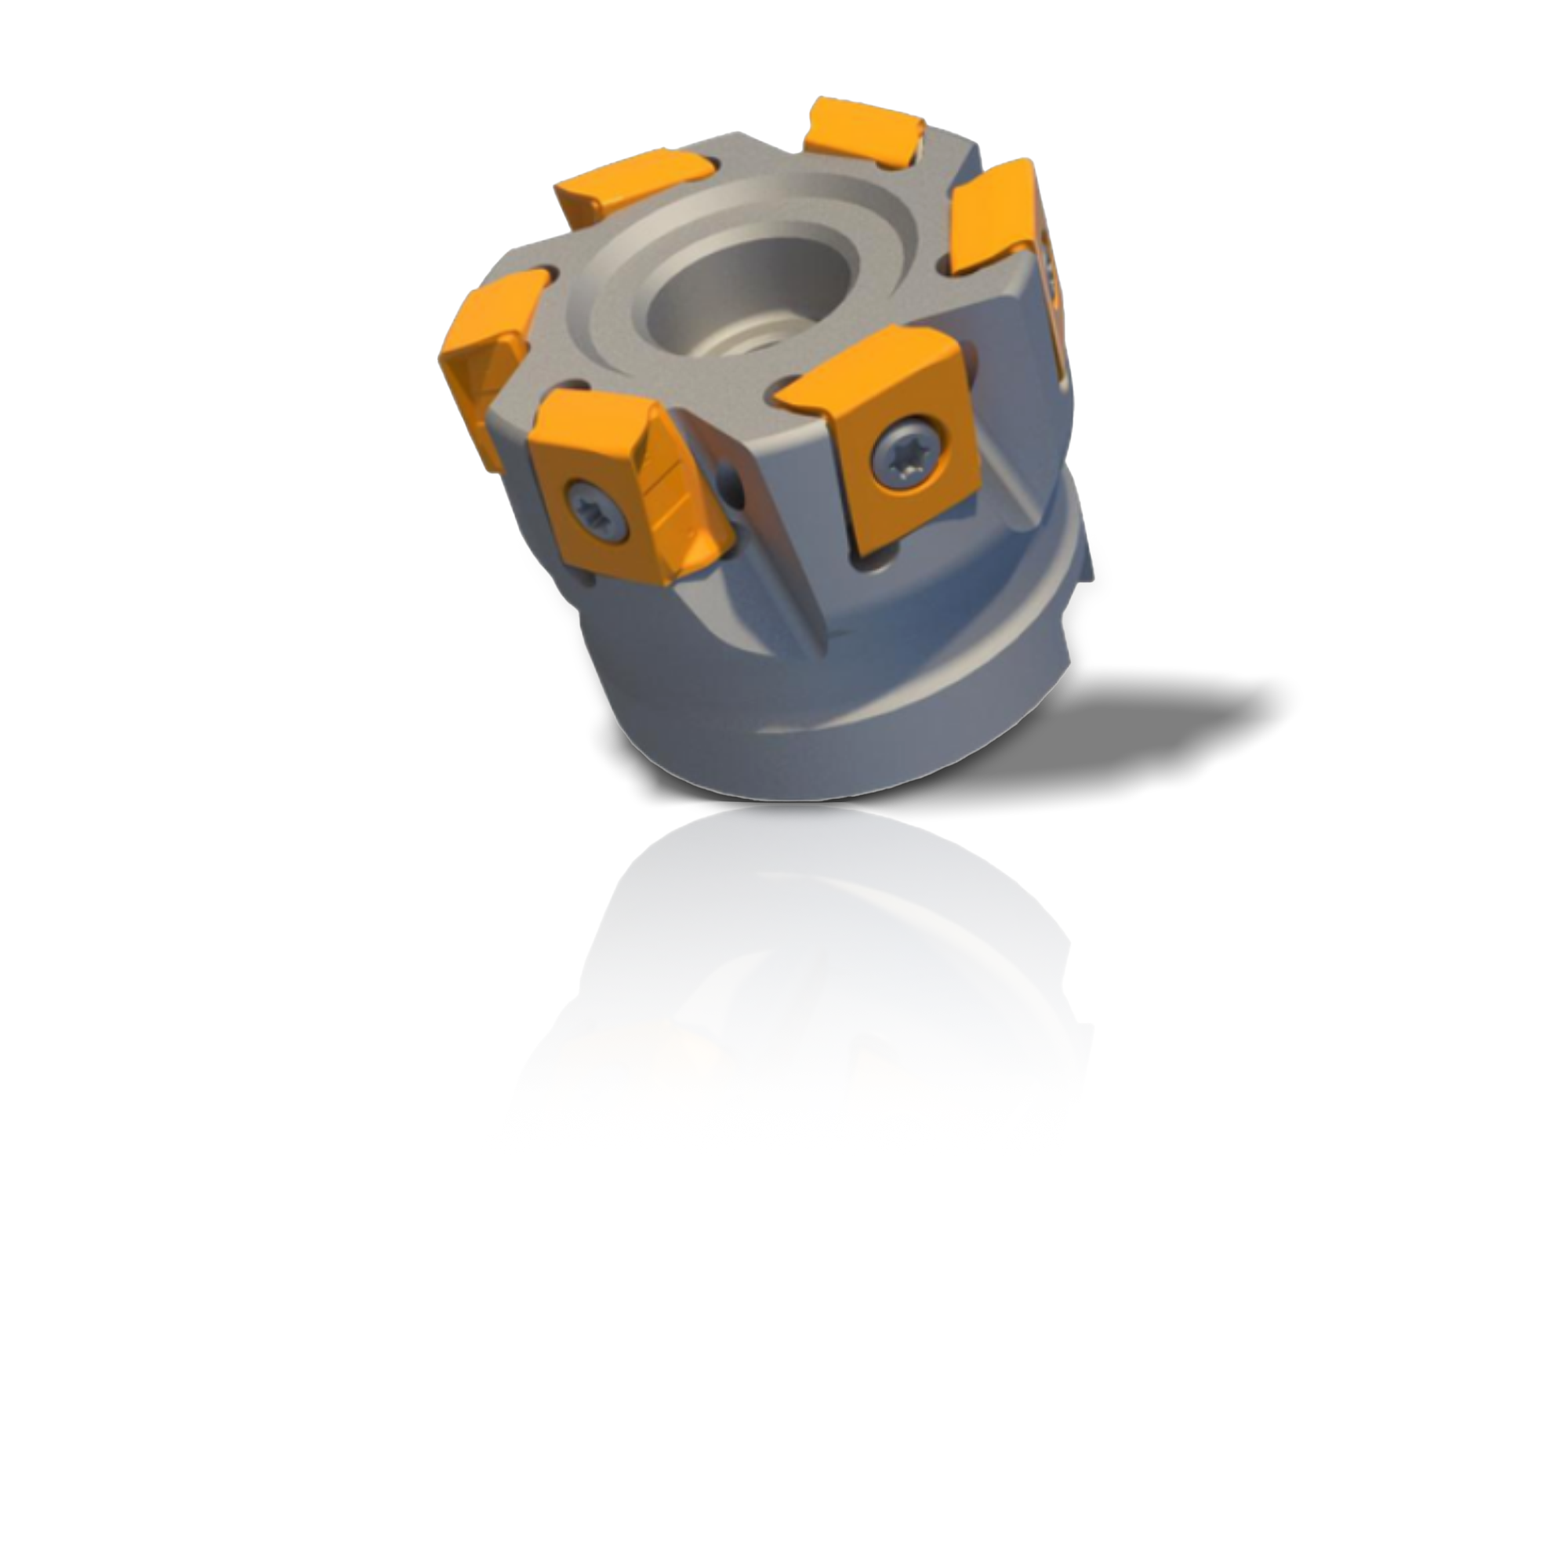
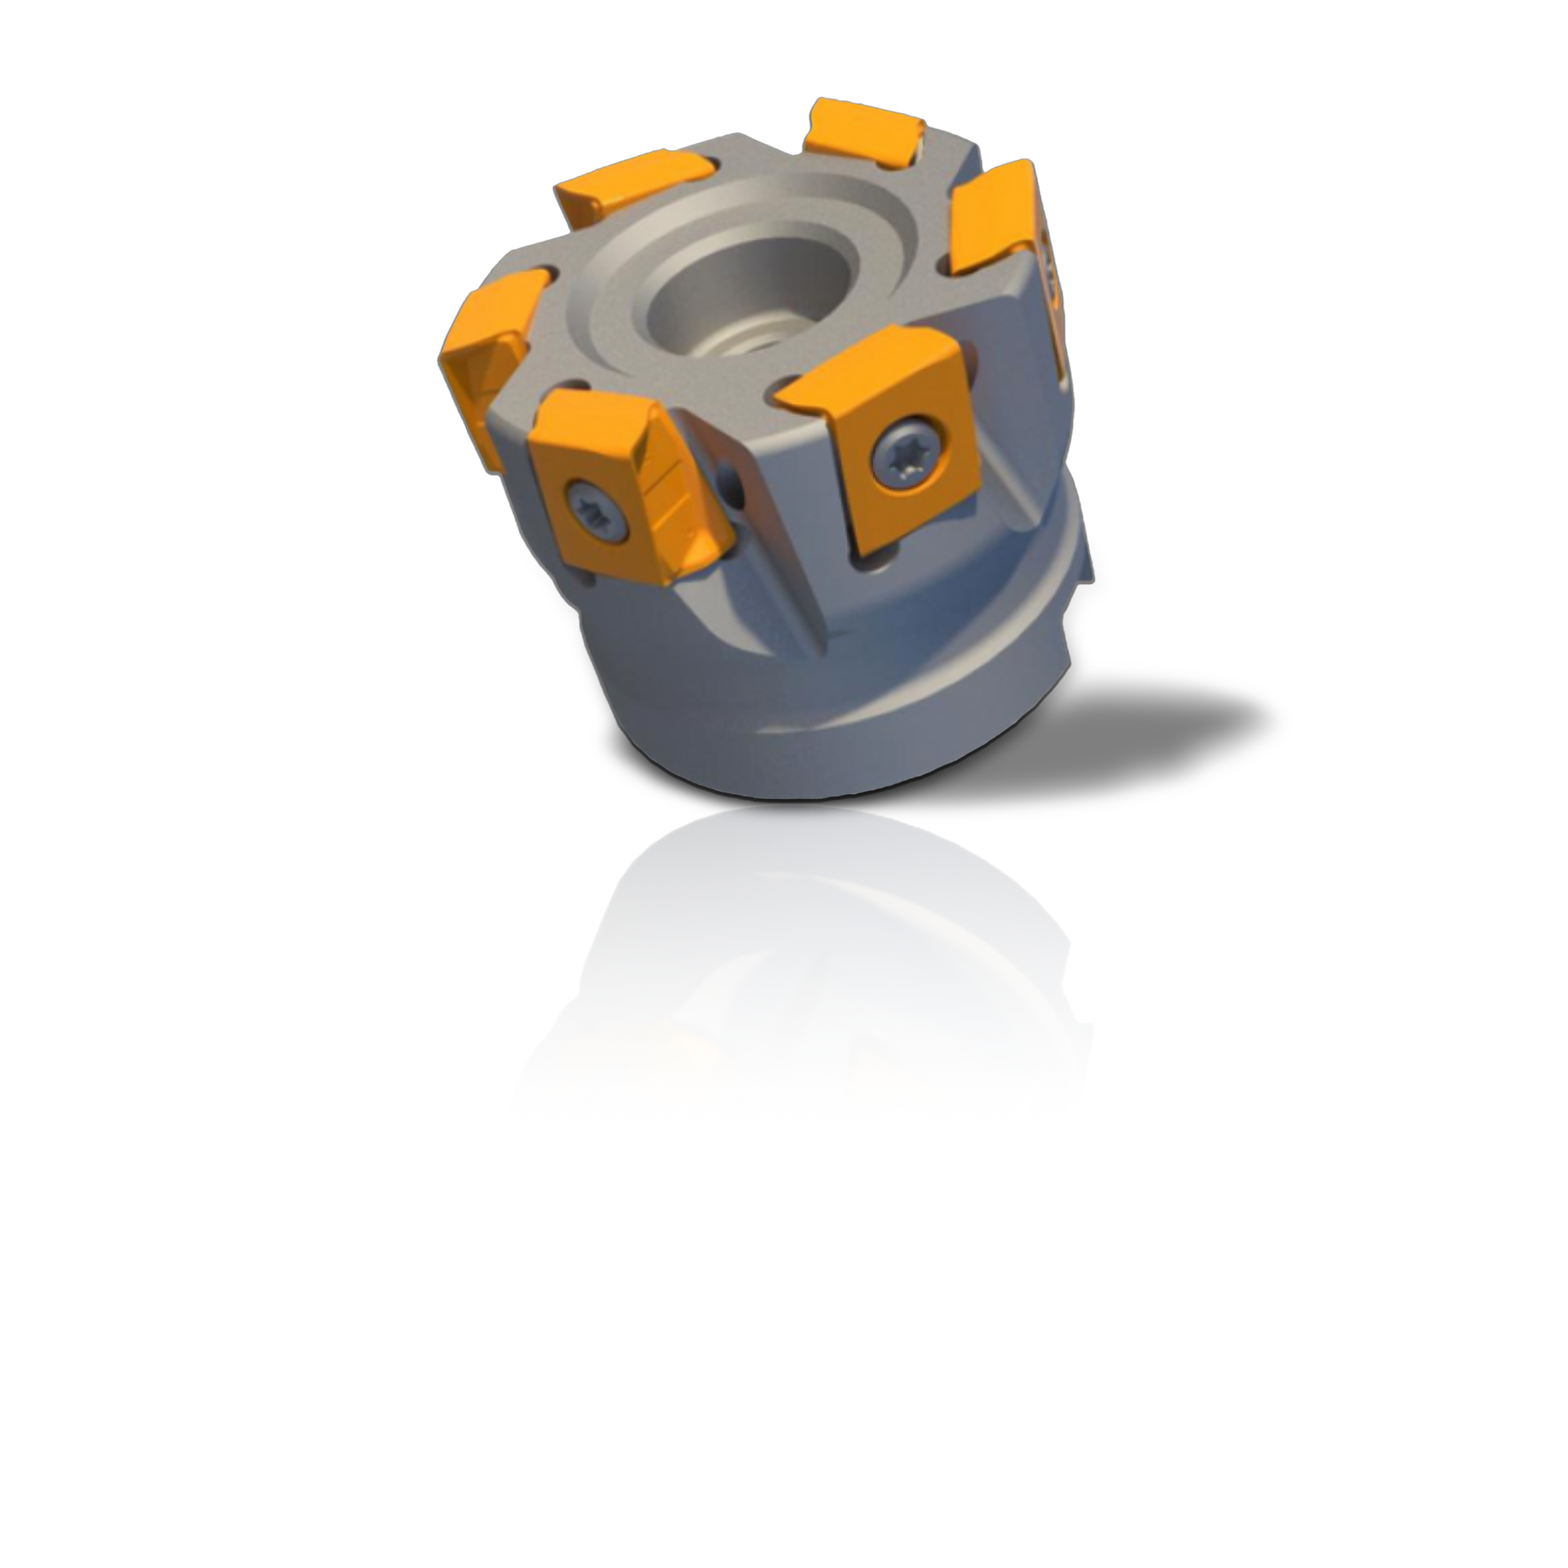
Layered file, before and after one edit (1568px x 1568px). Changes by layer:
painted on "OVERLAY" over [436, 94, 1097, 803]
added layer "Layer 4" above "Layer 2" over [438, 96, 1094, 801]
"Layer 2": opacity 100% → 50%, painted on it over [436, 94, 1097, 805]
painted on "SHADOW LONG", masked it over [590, 661, 1299, 821]